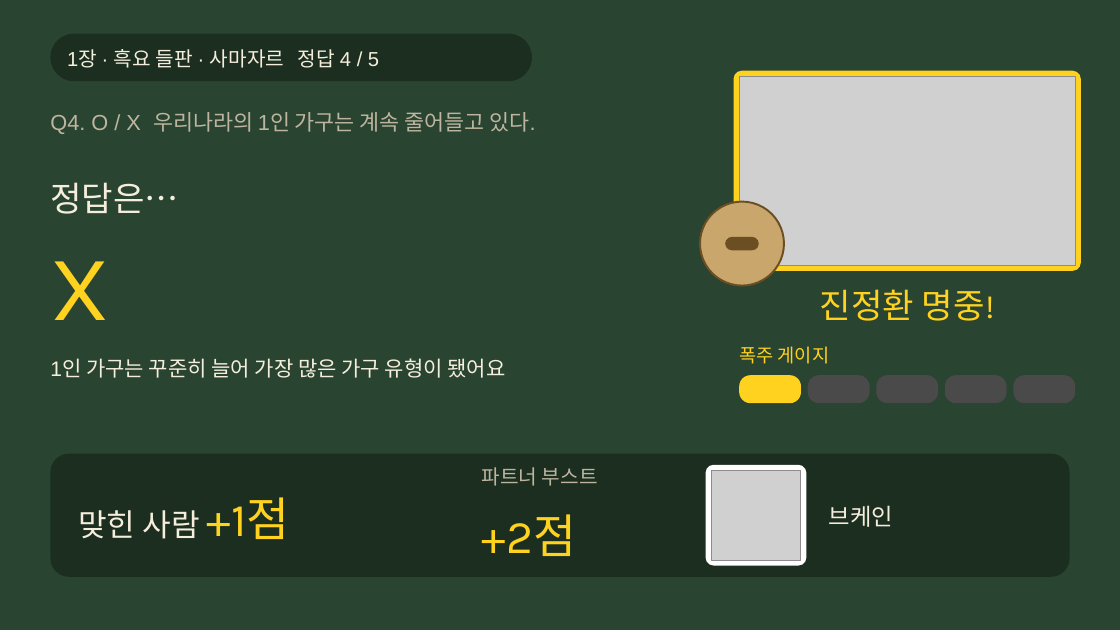
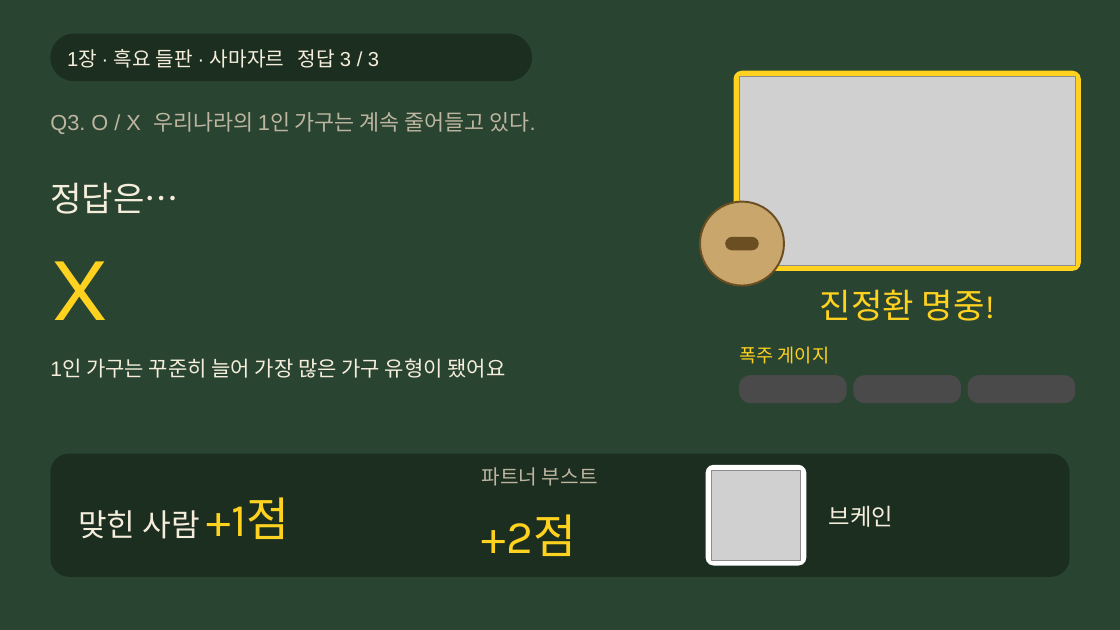
Before and after one commit to choivoo/-, a slide deck: slide 30 of 레전드_히스이_대모험_주거와도시.pptx (slide 34 before the commit). Drawn at 1120x630 pixels with LibreOffice and Linux fonts; fonts in the diff are those of the drawing; grey boxes stand for pictures. Boxes give left, top, right and bottom in pixels: in the first picture for what was removed or moved away, otherwise in the second. Text is boxed around its words. In the diff, an @@ line names an element or a change of style, - is before the commit and + after.

```diff
--- a/레전드_히스이_대모험_주거와도시.pptx
+++ b/레전드_히스이_대모험_주거와도시.pptx
@@ text at <box>67,49,379,68</box>: text changed @@
-1장 · 흑요 들판 · 사마자르 정답 4 / 5
+1장 · 흑요 들판 · 사마자르 정답 3 / 3
@@ text at <box>50,112,536,134</box>: text changed @@
-Q4. O / X 우리나라의 1인 가구는 계속 줄어들고 있다.
+Q3. O / X 우리나라의 1인 가구는 계속 줄어들고 있다.
@@ rounded rectangle: place and size @@
-rounded rectangle at <box>808,375,869,403</box>
+rounded rectangle at <box>739,375,847,403</box>
@@ rounded rectangle removed at <box>739,375,801,403</box> @@
@@ rounded rectangle: place and size @@
-rounded rectangle at <box>876,375,938,403</box>
+rounded rectangle at <box>853,375,961,403</box>
@@ rounded rectangle removed at <box>945,375,1006,403</box> @@
@@ rounded rectangle: place and size @@
-rounded rectangle at <box>1014,375,1075,403</box>
+rounded rectangle at <box>968,375,1075,403</box>
```
Also in this commit, not shown: 46 other slides changed, 29 slides removed.
